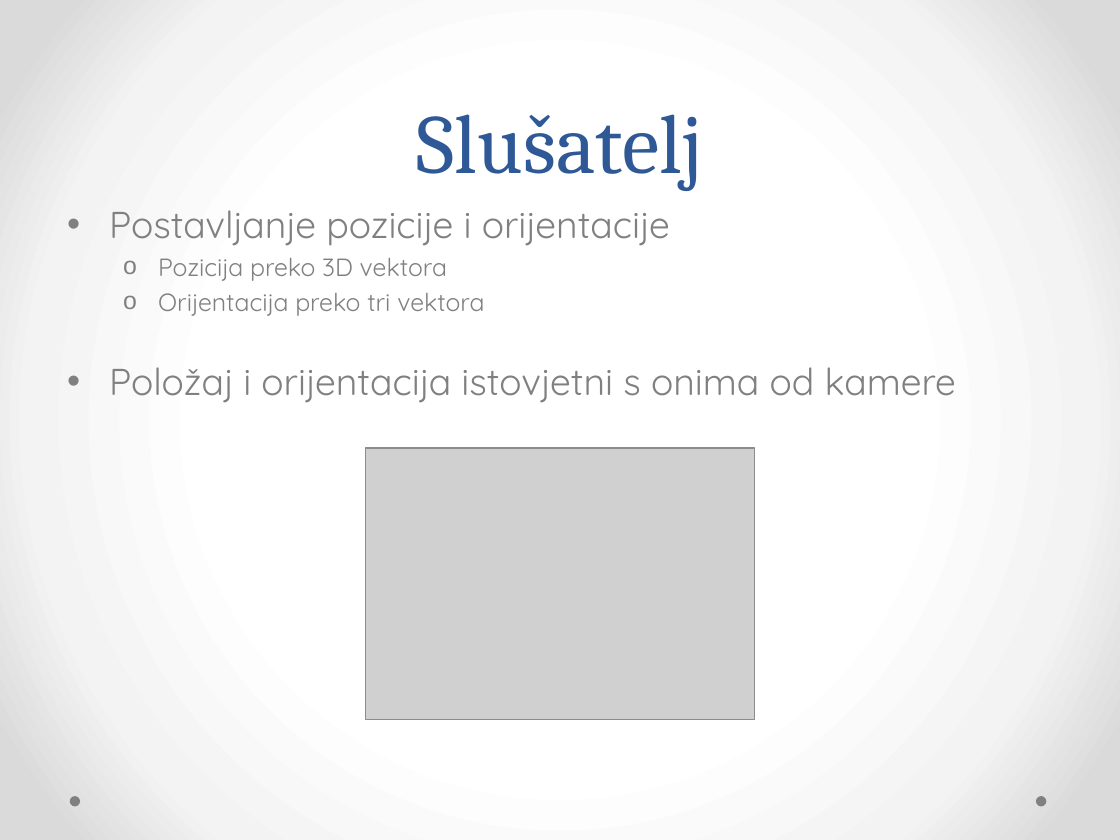
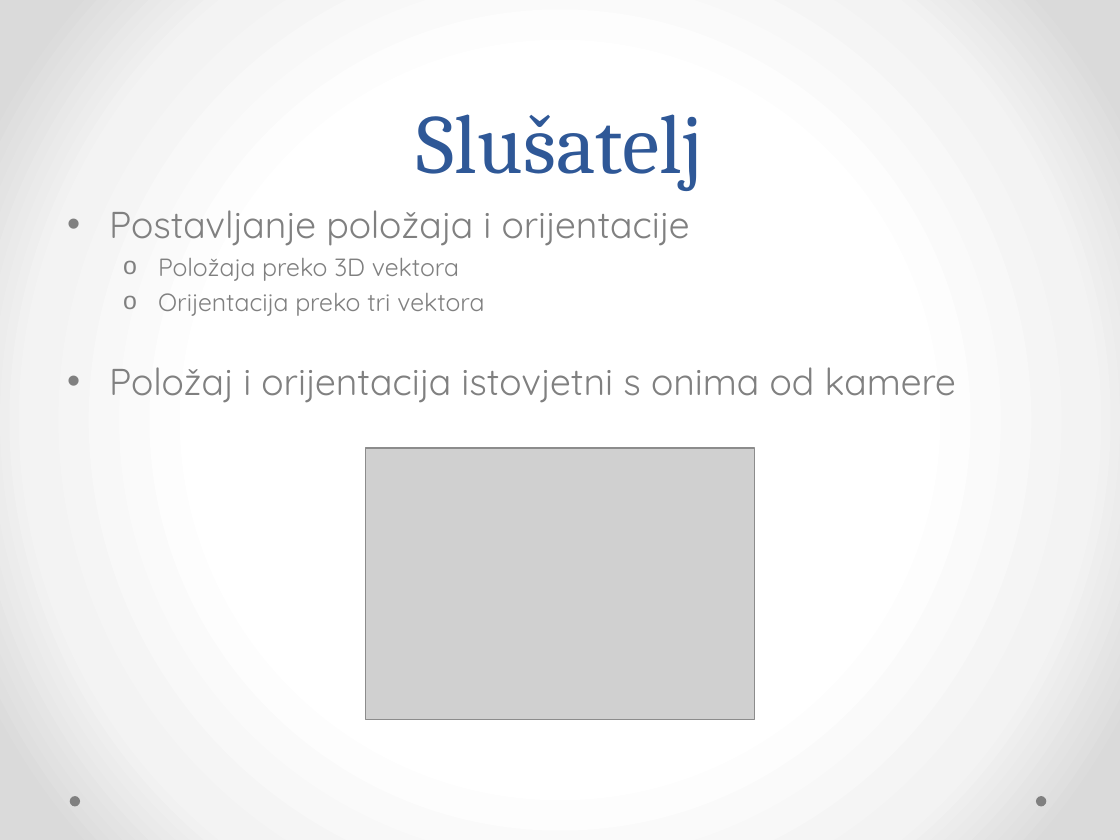
Before and after one commit to Bojanovski/IG-Project, a slide deck: slide 12 of Dokumentacija/Prezentacija.pptx. Drawn at 1120x840 pixels with LibreOffice and Linux fonts; fonts in the diff are those of the drawing; grey boxes stand for pictures. Boxes give left, top, right and bottom in pixels: in the first picture for what was removed or moved away, otherwise in the second. Text is boxed around its words. In the diff, an @@ line names an element or a change of style, - is before the commit and + after.

Commit message:
pozicija u položaj

```diff
--- a/Dokumentacija/Prezentacija.pptx
+++ b/Dokumentacija/Prezentacija.pptx
@@ text at [109, 210, 690, 281]: text changed @@
-• Postavljanje pozicije i orijentacije
-  o Pozicija preko 3D vektora
+• Postavljanje položaja i orijentacije
+  o Položaja preko 3D vektora
```
Also in this commit, not shown: 1 other slide changed.
